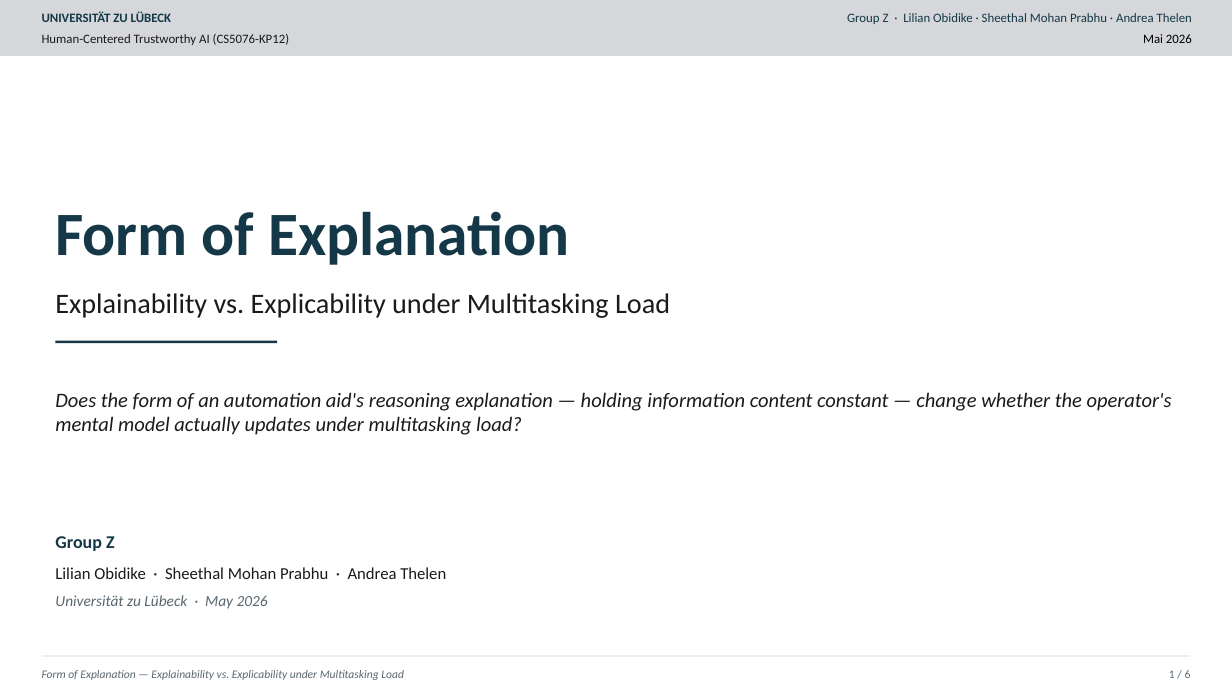
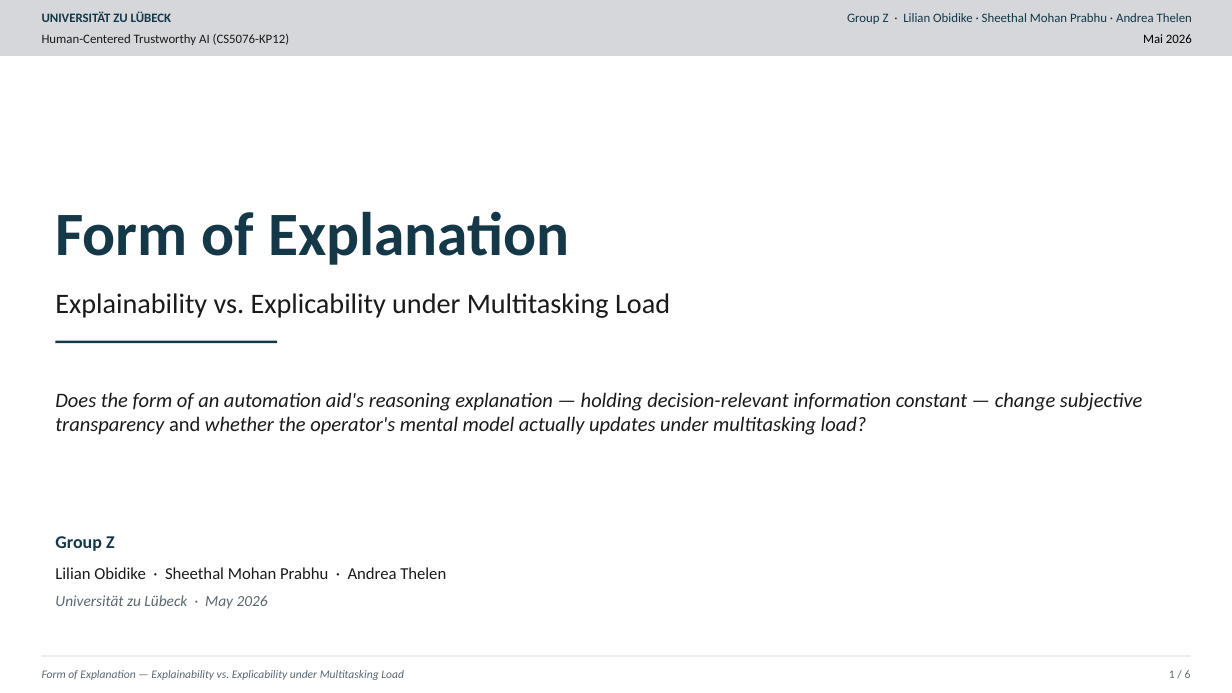
Before and after one commit to AndreaThelen/HumanCenteredAI, a slide deck: slide 1 of Documents/Study.pptx. Drawn at 1232x693 pixels with LibreOffice and Linux fonts; fonts in the diff are those of the drawing. Boxes give left, top, right and bottom in pixels: in the first picture for what was removed or moved away, otherwise in the second. Text is boxed around its words. In the diff, an @@ line names an element or a change of style, - is before the commit and + after.

```diff
--- a/Documents/Study.pptx
+++ b/Documents/Study.pptx
@@ text at (55,392,1142,435): text changed @@
-Does the form of an automation aid's reasoning explanation — holding information content constant — change whether the operator's mental model actually updates under multitasking load?
+Does the form of an automation aid's reasoning explanation — holding decision-relevant information constant — change subjective transparency and whether the operator's mental model actually updates under multitasking load?
```
Also in this commit, not shown: 5 other slides changed.
